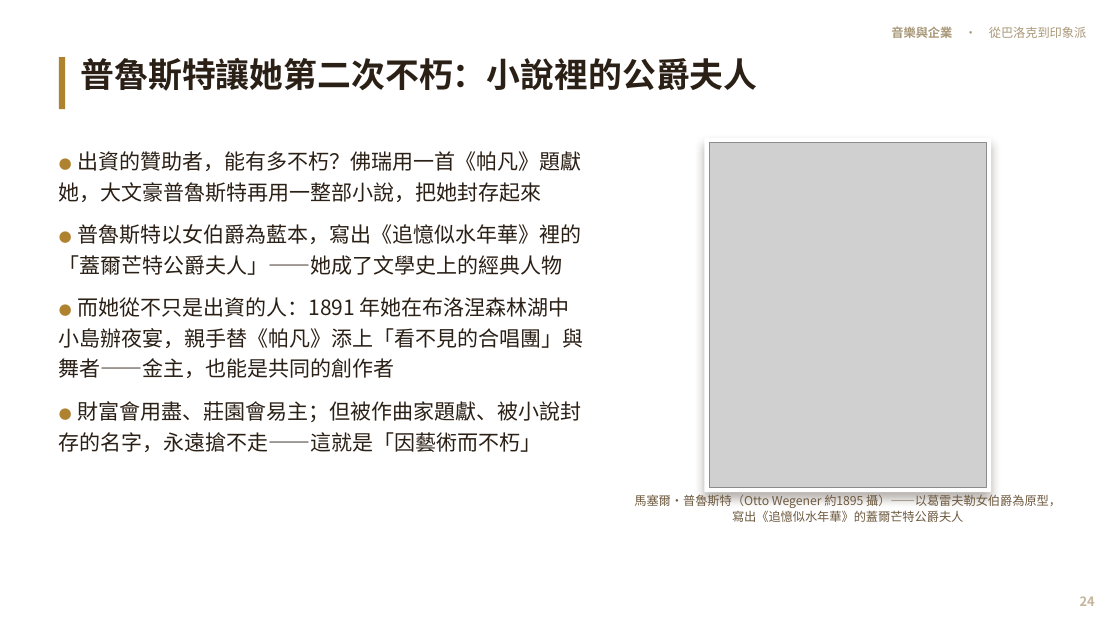
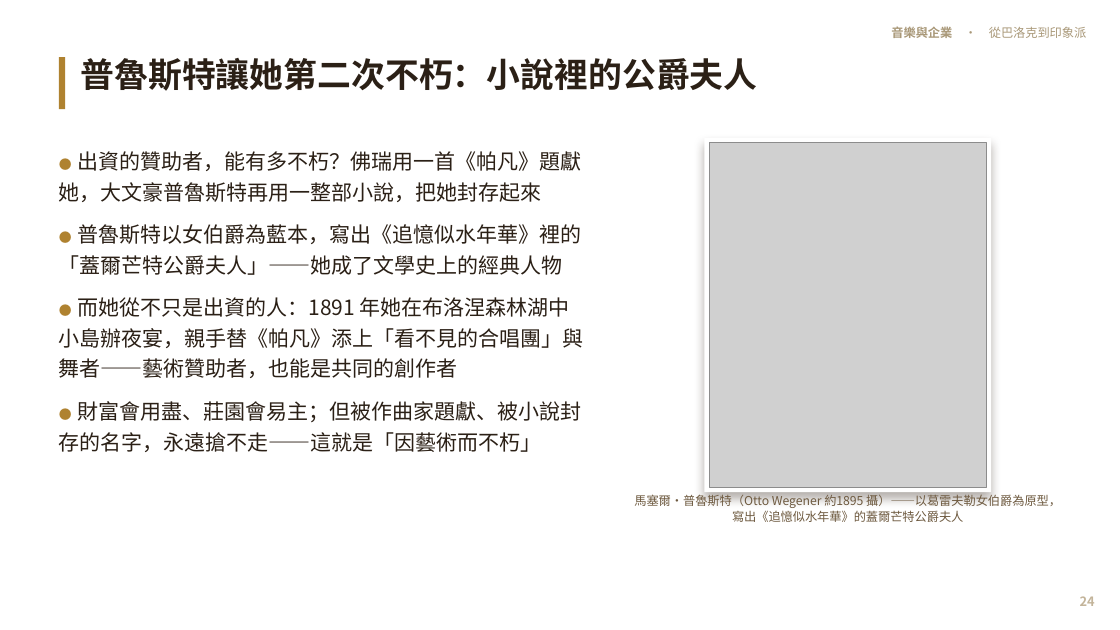
Before and after one commit to kblab2024/music-business-lecture, a slide deck: slide 24 of docs/downloads/音樂與企業-投影片.pptx. Drawn at 1120x630 pixels with LibreOffice and Linux fonts; fonts in the diff are those of the drawing; grey boxes stand for pictures. Boxes give left, top, right and bottom in pixels: in the first picture for what was removed or moved away, otherwise in the second. Text is boxed around its words. In the diff, an @@ line names an element or a change of style, - is before the commit and + after.

```diff
--- a/docs/downloads/音樂與企業-投影片.pptx
+++ b/docs/downloads/音樂與企業-投影片.pptx
@@ text at (59,297,584,378): text changed @@
-● 而她從不只是出資的人：1891 年她在布洛涅森林湖中小島辦夜宴，親手替《帕凡》添上「看不見的合唱團」與舞者——金主，也能是共同的創作者
+● 而她從不只是出資的人：1891 年她在布洛涅森林湖中小島辦夜宴，親手替《帕凡》添上「看不見的合唱團」與舞者——藝術贊助者，也能是共同的創作者
```
Also in this commit, not shown: 13 other slides changed, 7 other files.
